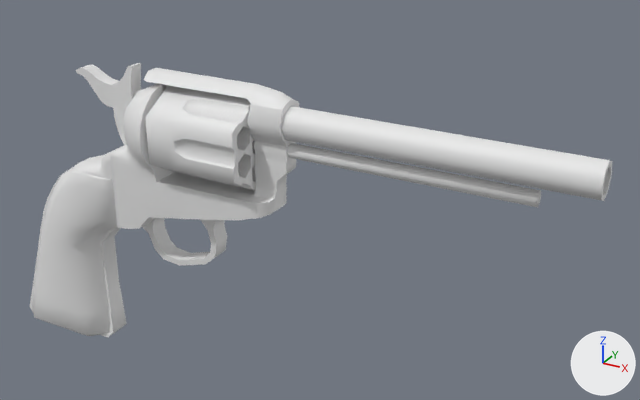
What one commit did to the Blender file Assets/Objects/Player/Weapon/Revolver/revolver_model.blend.
Camera for both pictures: a 50 mm lens placed at (0.673, -0.842, 0.503), pointed at (0.178, 0.056, 0.054). Lighting does not change. The marker at lower right points along +X, +Y and +Z.

The first picture shows 'Cube.001', 'Cube.002', 'axis', 'barrel', 'cylinder', 'hammer', 'wood'.
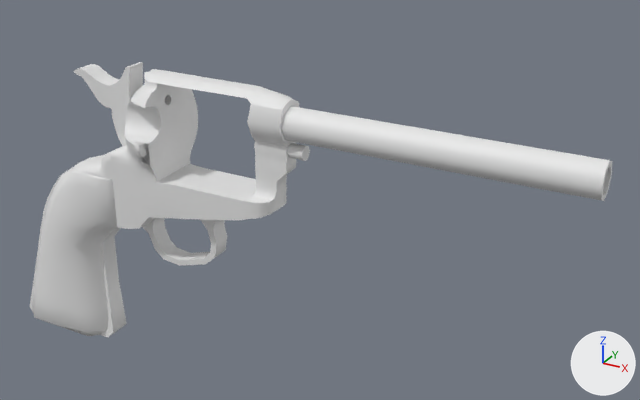
Where the change shows, as pixel boxes (x1, y1, x2, y2) in the pictures (640 x 400 px; the box of a moved part takes in the faces that stretch with it):
'Cube.001', reshaped, modifiers changed
    before: (110, 68, 300, 229)
    after: (110, 69, 300, 229)
'cylinder', hidden
    before: (145, 85, 256, 190)
'axis', reshaped
    before: (252, 140, 541, 207)
    after: (287, 143, 310, 161)
part 1 of me_cube_002, built on
    before: (120, 68, 295, 178)
    after: (120, 69, 300, 207)
part 3 of me_cylinder_010, moved or reshaped (not visible afterwards)
    before: (250, 138, 255, 158)

Edits to the bpy script that builds the scene:
```text
Change me_cube_002:
    used by ob_cube_001; location = (0.0, 0.0, 0.0); scale = (0.0453, 0.0453, 0.0453)
    remove me_cube_002.from_pydata(...)  # 557 vertices, 629 faces; spans x -1.72..3.76, y -1.33..0.0, z -0.09..4.68
    add me_cube_002.from_pydata(...)  # 1258 vertices, 1517 faces; spans x -1.72..3.76, y -1.24..1.31, z -0.09..4.58
    me_cube_002 part 1: 41 vertices moved from x -1.72..-0.14, y -1.16..-0.19, z 0.34..3.85 to x -1.72..-0.15, y -1.16..-0.19, z 0.34..3.85; 149 vertices removed from x -1.72..3.76, y -1.33..0.0, z 1.66..4.68; 850 vertices added at x -1.72..3.76, y -1.24..1.31, z -0.09..4.58
Change me_cylinder:
    used by ob_axis; location = (0.2942, 0.0, 0.1377); rotation_euler = (0.0, 1.571, 0.0), in degrees (0, 90, 0); scale = (0.0264, 0.0264, 0.0264)
    remove me_cylinder.from_pydata(...)  # 24 vertices, 23 faces; spans x -0.36..0.36, y -0.36..0.36, z -6.49..6.49
    add me_cylinder.from_pydata(...)  # 34 vertices, 40 faces; spans x -0.36..0.36, y -0.36..0.36, z -6.33..-3.92
    me_cylinder part 2
    16 vertices are removed from x -0.36..0.36, y -0.36..0.36, z -6.49..6.49
    23 faces are deleted
    18 vertices are added at x -0.33..0.33, y -0.33..0.33, z -6.33..-3.92
    8 new vertices lie (0.0, 0.0, 2.41) away from vertices in x -0.36..0.36, y -0.36..0.36, z -6.33
    40 new faces join them
Change me_cylinder_010:
    where me_cylinder_010.from_pydata(...)  # 210 vertices, 210 faces; spans x -1.21..1.21, y -1.05..1.05, z -1.09..0.91
    used by ob_cylinder; location = (0.0059, 0.1221, 0.0001); delta_location = (0.0609, -0.122, 0.136); rotation_euler = (0.0, 0.0, -1.047), in degrees (0, 0, -60); delta_rotation_euler = (0.0, 1.571, 0.0); scale = (0.824, -0.824, 1.02); delta_scale = (0.0608, 0.0608, 0.0608)
    me_cylinder_010 part 3
    me_cylinder_010.vertices[154].co: (-0.26, 0.0, 0.91) -> (-0.14, 0.0, 0.91)
    me_cylinder_010.vertices[162].co: (0.26, 0.0, 0.91) -> (0.14, 0.0, 0.91)  # pixel (252, 152) -> pixel (254, 149)
    me_cylinder_010.vertices[206].co: (0.13, 0.23, 0.91) -> (0.07, 0.12, 0.91)  # pixel (252, 142) -> pixel (254, 143)
    me_cylinder_010.vertices[207].co: (0.13, -0.23, 0.91) -> (0.07, -0.12, 0.91)
    me_cylinder_010.vertices[208].co: (-0.13, -0.23, 0.91) -> (-0.07, -0.12, 0.91)
    me_cylinder_010.vertices[209].co: (-0.13, 0.23, 0.91) -> (-0.07, 0.12, 0.91)
Change ob_cube_001:
    remove _m = ob_cube_001.modifiers.new('Mirror', 'MIRROR')
    remove _m.use_axis = (False, True, False)
    remove _m.use_clip = True
Change ob_cylinder:
    add ob_cylinder.hide_set(True)
```
